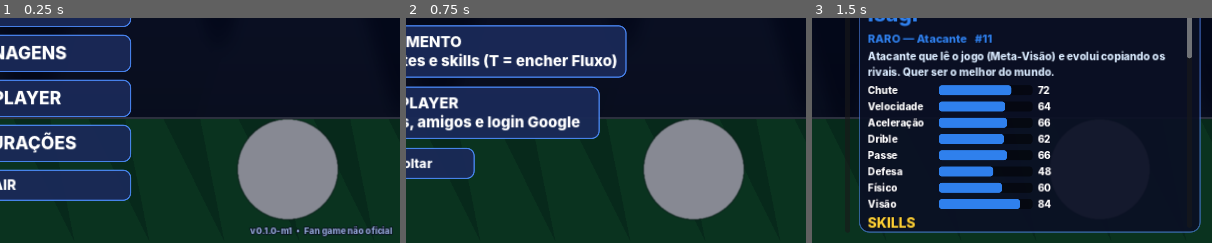
Above: before the commit, frames 1-3 (left to right).
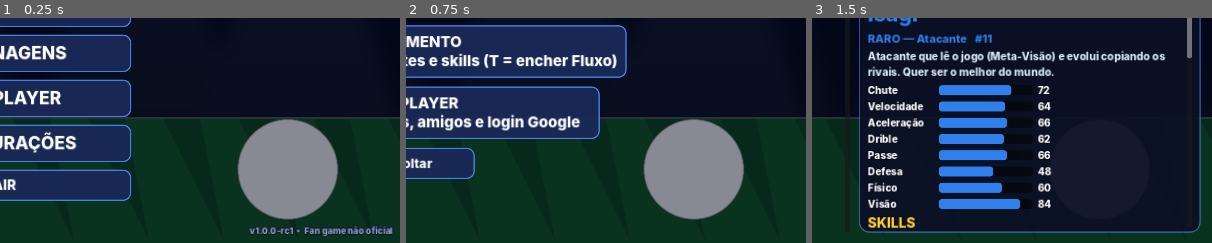
Above: after the commit, the same moments.

Repository: SrNikolasGitPort/STRIKE-SOCCER-WAWA
Game: Godot game, scene res://scenes/menu/Main.tscn
Same seed, same stepped clock (60 frames per second), same inputs: the game is played once before the commit and once after it.
Inputs:
- Up to frame 1 (0.25 s): no input
- Up to frame 2 (0.75 s): click "JOGAR" at 0.5 s
- Up to frame 3 (1.5 s): click "2 vs 2 Partida rápida de dupl…" at 1.25 s
The pictures show only the part of the screen within x 50-100%, y 50-100%; the shares and areas given below are measured in that part.

The runs differ from the first frame. In frame 1, 0.4% of the frame differs, in the area x 62-99%, y 92-97%; in frame 2, nothing differs; in frame 3, nothing differs.

Commit message:
docs: SETUP (Google/online), CHANGELOG 1.0.0-rc1, servidor mestre opcional e injeção de secrets no CI
Co-Authored-By: Claude Sonnet 5.5 <noreply@anthropic.com>
Claude-Session: https://claude.ai/code/session_01U3gybGKEyVMh4M3sxaYf3E

Diff:
--- a/game/scripts/core/config.gd
+++ b/game/scripts/core/config.gd
@@ -2,7 +2,7 @@
 ## Autoload "Config": carrega os valores balanceáveis de res://data/config/*.json.
 ## Nenhum número mágico no código de gameplay: tudo vem daqui (Config.f("secao.chave")).
 
-const VERSION: String = "0.1.0-m1"
+const VERSION: String = "1.0.0-rc1"
 const GAMEPLAY_PATH: String = "res://data/config/gameplay.json"
 const RARITIES_PATH: String = "res://data/config/rarities.json"
 const CHARACTERS_DIR: String = "res://data/characters/"
Not shown, changed: CHANGELOG.md
Not shown, changed: docs/SETUP.md
